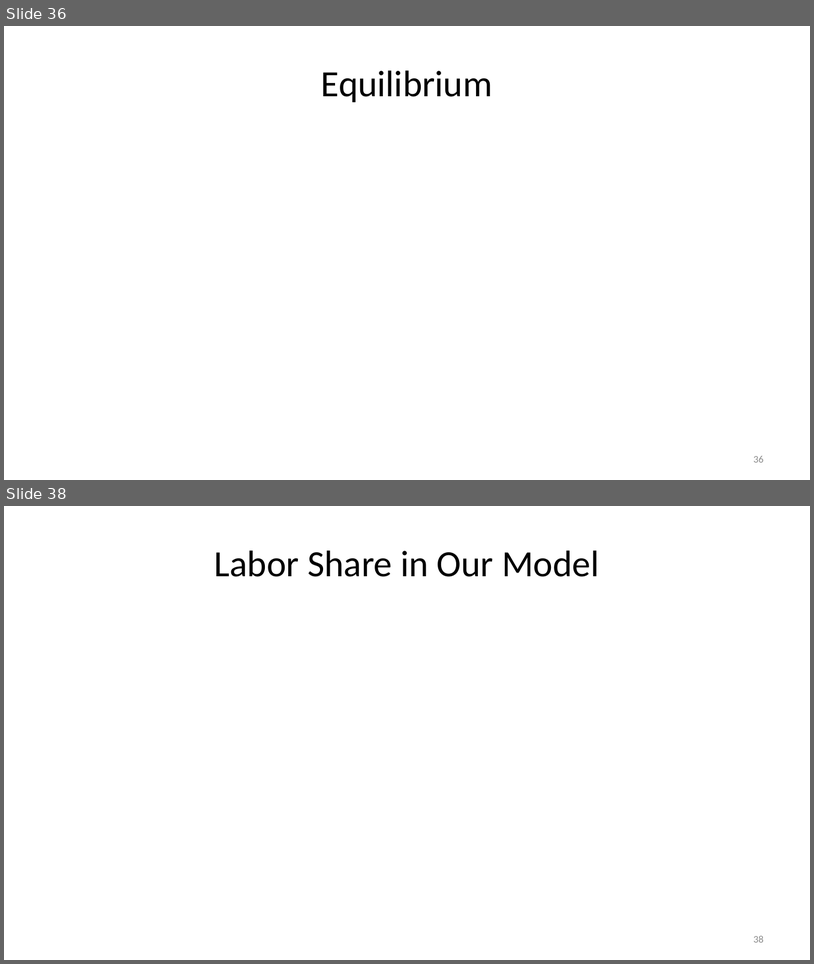
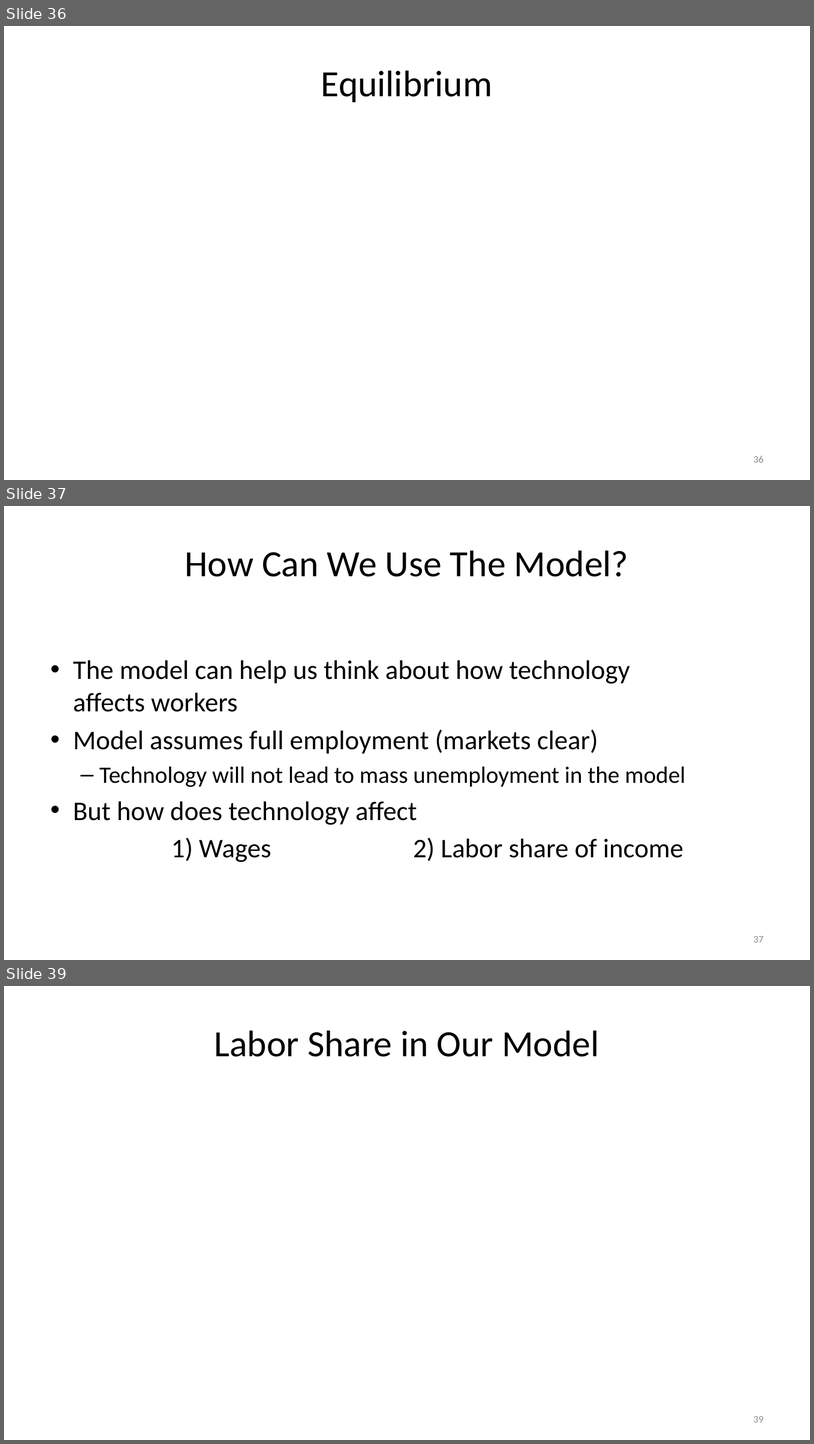
Before and after one commit to jonsteinsson/jonsteinsson.github.io, a slide deck: static/teaching/Lecture02Production.pptx. Shown one above the other, each under a label of ours: slides 36 and 38 before the commit, slides 36, 37 and 39 after it; the slides between them are not shown. The pictures are 814x964 and 814x1444 pixels, drawn with LibreOffice and Linux fonts; fonts in the diff are those of the drawing; grey boxes stand for pictures. Boxes give left, top, right and bottom in pixels: in the first picture for what was removed or moved away, otherwise in the second. Text is boxed around its words. In the diff, an @@ line names an element or a change of style, - is before the commit and + after.

```diff
--- a/static/teaching/Lecture02Production.pptx
+++ b/static/teaching/Lecture02Production.pptx
@@ slide 37 added at [4, 506, 810, 960], background #FFFFFF @@
@@ title added at [185, 550, 629, 577], 44 pt, text #000000 @@
+How Can We Use The Model?
@@ text added at [73, 660, 686, 862], 32 pt, text #000000 @@
+• The model can help us think about how technology
+  affects workers
+• Model assumes full employment (markets clear)
+  – Technology will not lead to mass unemployment in the model
+• But how does technology affect
+1) Wages 2) Labor share of income
@@ page number added at [754, 936, 764, 942], 12 pt, text #8C8C8C @@
+37
@@ what was slide 38 is now slide 39 @@
@@ page number at [754, 1416, 764, 1422]: text changed @@
-38
+39
```
Also in this commit, not shown: 5 slides changed, 18 other slides added, 4 slides removed, 5 other files.
